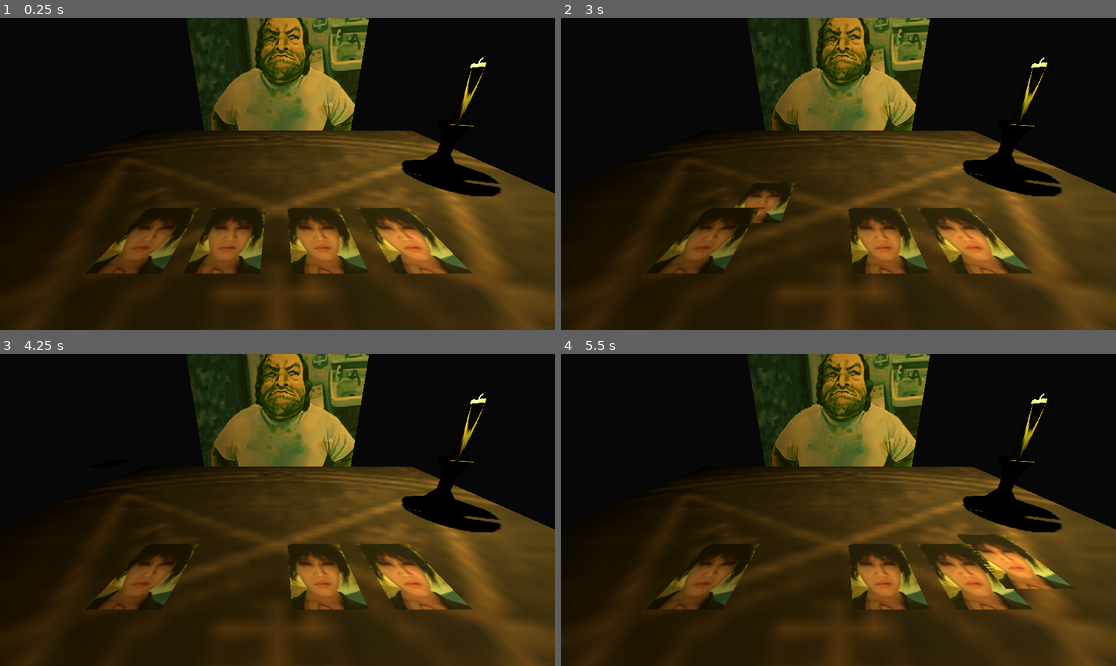
Above: before the commit, frames 1-4 (two rows, left to right).
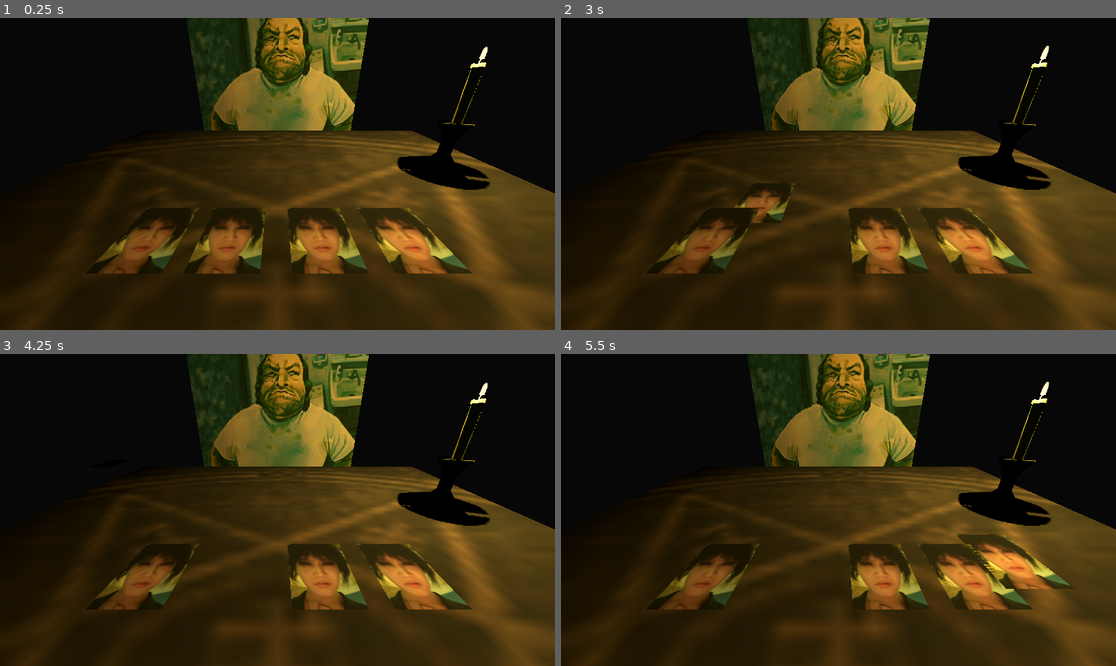
Above: after the commit, the same moments.

Repository: tonyrayf/durak999
Game: Godot game, scene res://scenes/Main3D.tscn
Same seed, same stepped clock (60 frames per second), same inputs: the game is played once before the commit and once after it.
Inputs (mouse positions are in pixels of both pictures, inside the frame that each line leads up to):
- Up to frame 1 (0.25 s): no input
- Up to frame 2 (3 s): tap Enter at 0.5, 2 s; move the mouse to (960, 158) at 0.52 s; click (960, 158) at 0.67 s; tap Space at 1.25, 2.75 s; drag from (727, 189) to (960, 158) at 1.27 s; move the mouse to (894, 105) at 2.02 s; click (894, 105) at 2.17 s; drag from (810, 236) to (672, 127) at 2.77 s
- Up to frame 3 (4.25 s): tap Enter at 3.5 s; move the mouse to (444, 556) at 3.52 s; click (444, 556) at 3.67 s
- Up to frame 4 (5.5 s): tap Space at 4.25 s; drag from (672, 463) to (1005, 556) at 4.27 s; move the mouse to (866, 510) at 5.02 s; click (866, 510) at 5.17 s

The runs differ from the first frame. In frame 1, 0.8% of the frame differs, in the area x 71-91%, y 9-58%; in frame 2, 0.8%, in the area x 71-91%, y 8-58%; in frame 3, 0.8%; in frame 4, 0.8%.

Commit message:
added candle flame

Diff:
--- a/scenes/Main3D.tscn
+++ b/scenes/Main3D.tscn
@@ -1,12 +1,15 @@
 [gd_scene format=3 uid="uid://c03y2syu5adi2"]
 
-[ext_resource type="Script" path="res://scripts/main_logic.gd" id="1_qhbaj"]
 [ext_resource type="PackedScene" uid="uid://25m24u1rxsw3" path="res://scenes/Cursor.tscn" id="2_1d72u"]
 [ext_resource type="Script" uid="uid://u76x03s8ovj0" path="res://scenes/main_camera.gd" id="2_f3gxh"]
 [ext_resource type="PackedScene" uid="uid://dt75flq2yfdq0" path="res://scenes/Card.tscn" id="3_qhbaj"]
 [ext_resource type="Texture2D" uid="uid://b4ewwgpc3li15" path="res://assets/стол_шакал.png" id="5_1iatr"]
 [ext_resource type="Texture2D" uid="uid://j7m3pwxlt4vb" path="res://assets/Снимок экрана 2026-04-28 191355.png" id="6_c0t86"]
+[ext_resource type="Texture2D" uid="uid://s64js60epcvb" path="res://assets/fire1.png" id="7_gtawn"]
 [ext_resource type="PackedScene" uid="uid://dsb73lcqsccmv" path="res://assets/candle.glb" id="7_veire"]
+[ext_resource type="Texture2D" uid="uid://bk02v0jroamfd" path="res://assets/fire2.png" id="8_uki8y"]
+[ext_resource type="Texture2D" uid="uid://bkxqhd76cb7me" path="res://assets/fire3.png" id="9_pa4y5"]
+[ext_resource type="Texture2D" uid="uid://dtu437q7dj2h1" path="res://assets/fire4.png" id="10_0mw75"]
 
 [sub_resource type="StandardMaterial3D" id="StandardMaterial3D_c0t86"]
 albedo_texture = ExtResource("5_1iatr")
@@ -19,8 +22,27 @@
 background_mode = 1
 background_color = Color(0.029506557, 0.029506557, 0.029506557, 1)
 
+[sub_resource type="SpriteFrames" id="SpriteFrames_6mlb6"]
+animations = [{
+"frames": [{
+"duration": 1.0,
+"texture": ExtResource("7_gtawn")
+}, {
+"duration": 1.0,
+"texture": ExtResource("8_uki8y")
+}, {
+"duration": 1.0,
+"texture": ExtResource("9_pa4y5")
+}, {
+"duration": 1.0,
+"texture": ExtResource("10_0mw75")
+}],
+"loop": true,
+"name": &"default",
+"speed": 5.0
+}]
+
 [node name="Main3d" type="Node3D" unique_id=729936244]
-script = ExtResource("1_qhbaj")
 
 [node name="Camera3D" type="Camera3D" parent="." unique_id=426218461]
 transform = Transform3D(1, 0, 0, 0, 0.8931203, 0.44981784, 0, -0.44981784, 0.8931203, 0, 3.2862797, 3.3154807)
@@ -65,12 +87,24 @@
 transform = Transform3D(0.515, 0, 0, 0, 0.515, 0, 0, 0, 0.515, 5.9210253, 0.02772379, -3.482665)
 
 [node name="OmniLight3D" type="OmniLight3D" parent="candle" unique_id=562023301]
-transform = Transform3D(1.9417477, 0, 0, 0, 1.9417477, 0, 0, 0, 1.9417477, -0.0493021, 7.5544186, -0.03392601)
+transform = Transform3D(1.9417477, 0, 0, 0, 1.9417477, 0, 0, 0, 1.9417477, -0.0493021, 7.5544186, 0.055337906)
 light_color = Color(0.8425544, 0.7273927, 0.29779834, 1)
 light_energy = 16.0
 light_size = 1.0
 shadow_enabled = true
 omni_range = 17.162016
+
+[node name="AnimatedSprite3D" type="AnimatedSprite3D" parent="candle" unique_id=1112318450]
+transform = Transform3D(2.085, 0, 0, 0, 2.085, 0, 0, 0, 2.085, 0.05722618, 7.2816935, 0)
+sprite_frames = SubResource("SpriteFrames_6mlb6")
+autoplay = "default"
+frame_progress = 0.25289065
+
+[node name="AnimatedSprite3D2" type="AnimatedSprite3D" parent="candle" unique_id=964526866]
+transform = Transform3D(-9.113825e-08, 0, 2.085, 0, 2.085, 0, -2.085, 0, -9.113825e-08, 0.05722618, 7.2816935, 0)
+sprite_frames = SubResource("SpriteFrames_6mlb6")
+autoplay = "default"
+frame_progress = 0.4774973
 
 [node name="candle2" parent="." unique_id=1270197863 instance=ExtResource("7_veire")]
 transform = Transform3D(0.515, 0, 0, 0, 0.515, 0, 0, 0, 0.515, 2.8820949, 0.02772379, -3.553752)
Binary file added: assets/fire1.png
Not shown, added: assets/fire1.png.import
Binary file added: assets/fire2.png
Not shown, added: assets/fire2.png.import
Binary file added: assets/fire3.png
Not shown, added: assets/fire3.png.import
Binary file added: assets/fire4.png
Not shown, added: assets/fire4.png.import
